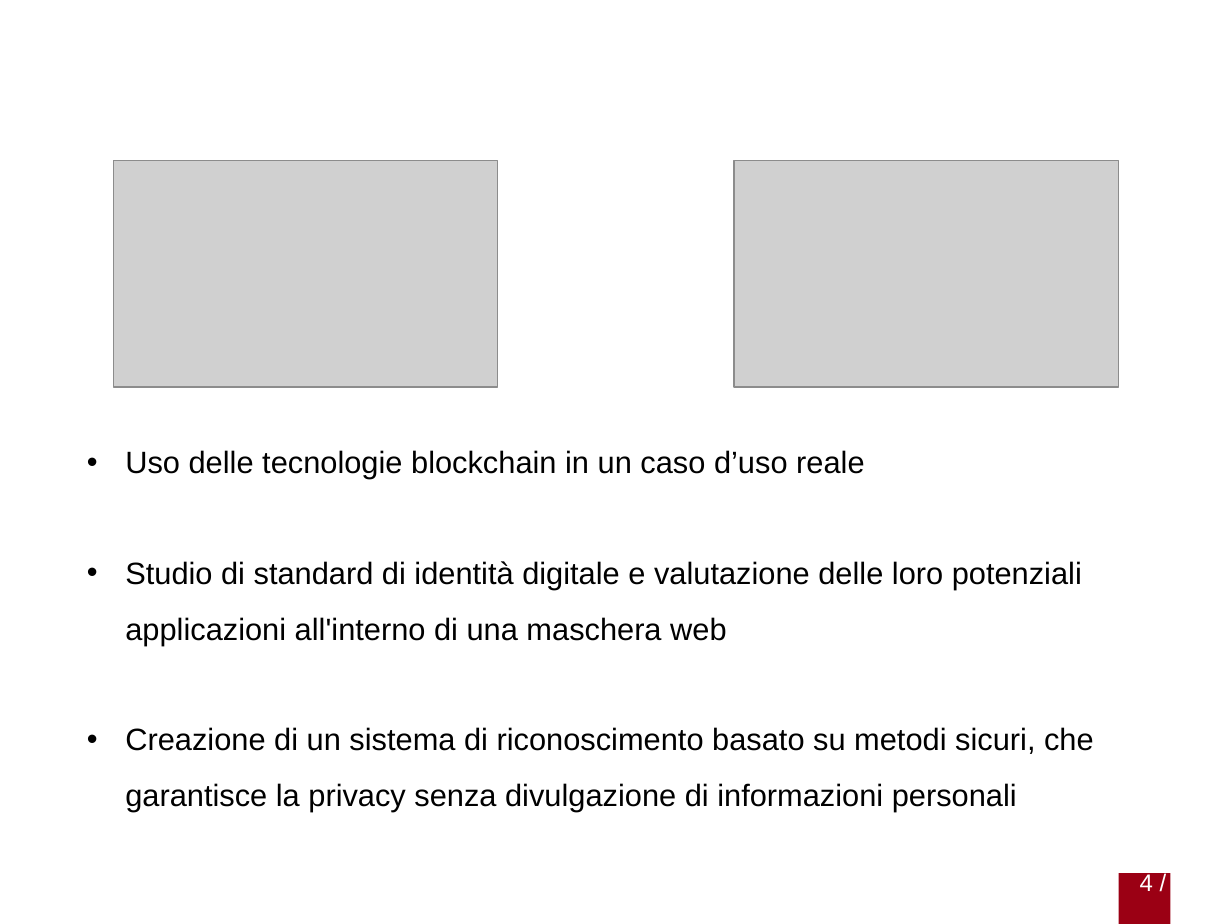
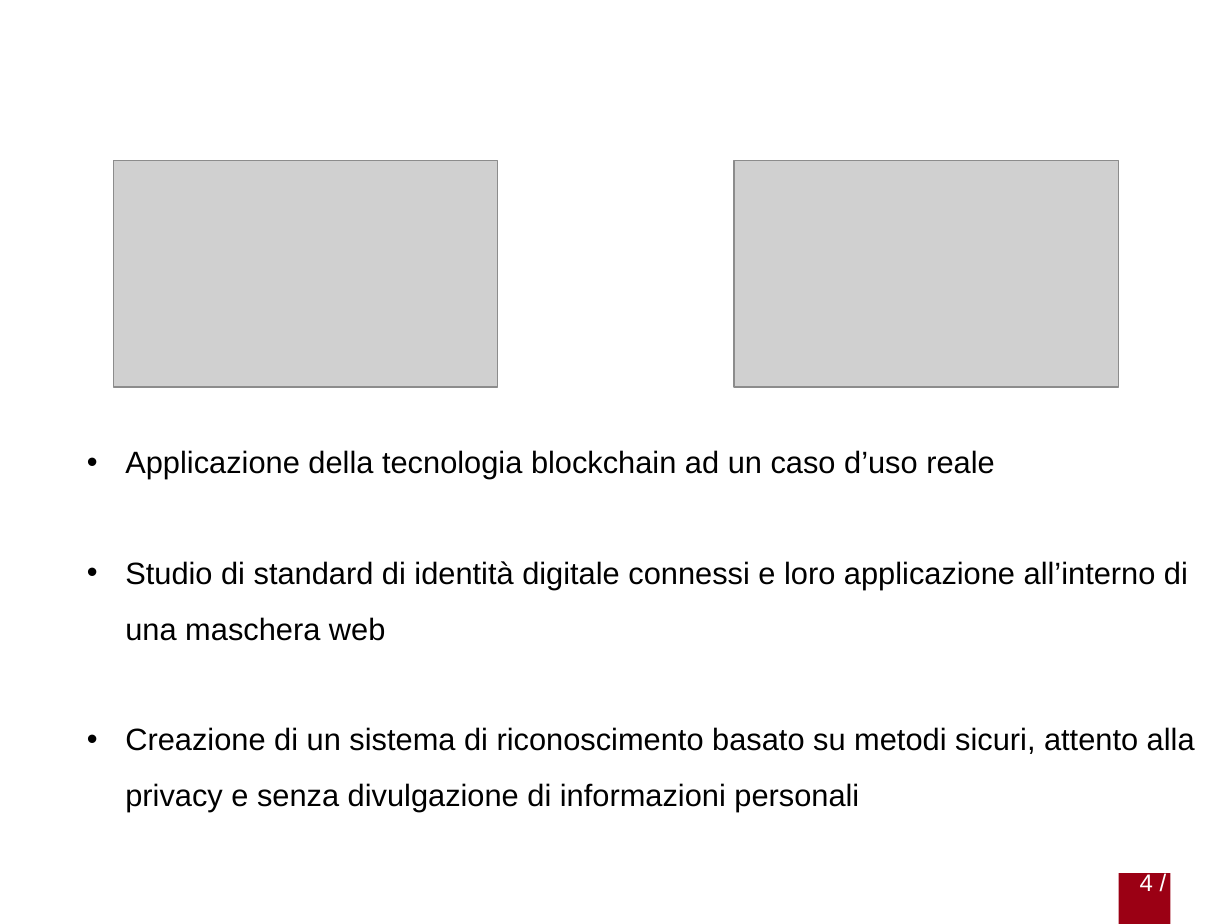
Before and after one commit to gabrielrovesti/Stage-e-Tesi-Triennale-UniPD, a slide deck: slide 4 of Presentazione/Presentazione Gabriel Rovesti.pptx. Drawn at 1232x924 pixels with LibreOffice and Linux fonts; fonts in the diff are those of the drawing; grey boxes stand for pictures; background and template pictures are left out. Boxes give left, top, right and bottom in pixels: in the first picture for what was removed or moved away, otherwise in the second. Text is boxed around its words. In the diff, an @@ line names an element or a change of style, - is before the commit and + after.

```diff
--- a/Presentazione/Presentazione Gabriel Rovesti.pptx
+++ b/Presentazione/Presentazione Gabriel Rovesti.pptx
@@ text at [125, 450, 1195, 812]: text changed @@
-• Uso delle tecnologie blockchain in un caso d’uso reale
-• Studio di standard di identità digitale e valutazione delle loro potenziali applicazioni all'interno di una maschera web
-• Creazione di un sistema di riconoscimento basato su metodi sicuri, che garantisce la privacy senza divulgazione di informazioni personali
+• Applicazione della tecnologia blockchain ad un caso d’uso reale
+• Studio di standard di identità digitale connessi e loro applicazione all’interno di una maschera web
+• Creazione di un sistema di riconoscimento basato su metodi sicuri, attento alla privacy e senza divulgazione di informazioni personali
```
Also in this commit, not shown: 8 other slides changed, 5 other files.
